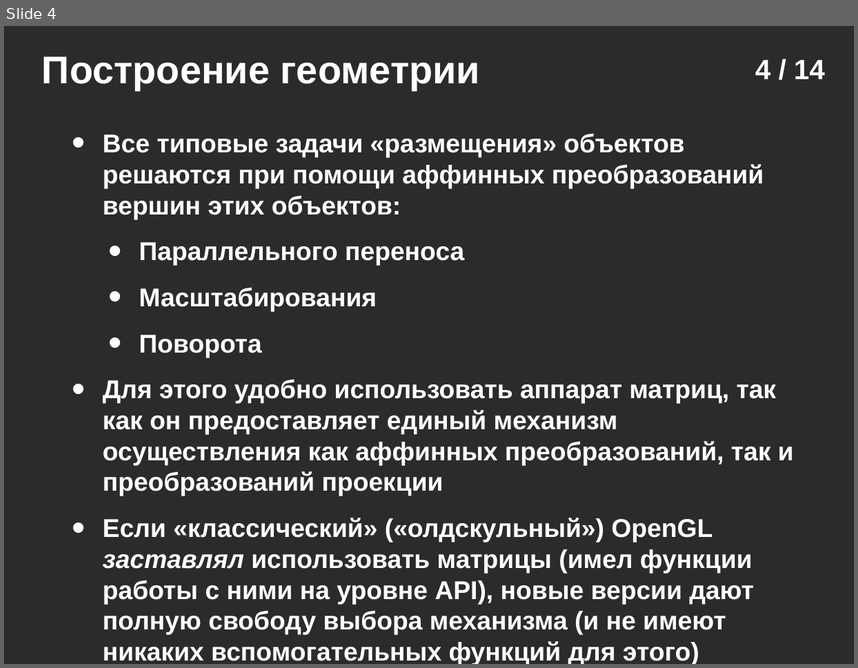
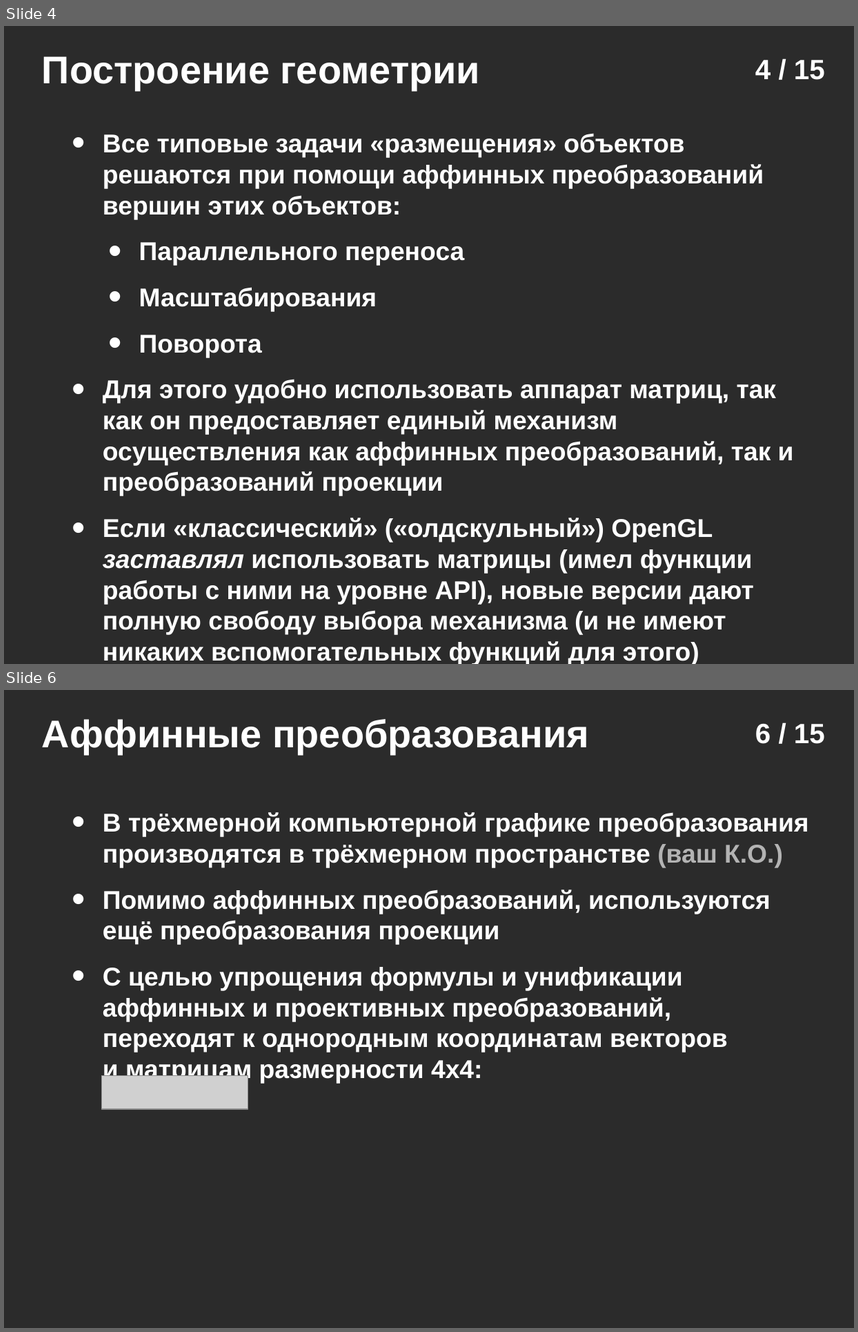
Before and after one commit to icosaeder/cg-lect, a slide deck: Лекции/Лекция 2/Лекция №2.odp. Shown one above the other, each under a label of ours: slide 4 before the commit, slides 4 and 6 after it; the slides between them are not shown. The pictures are 858x668 and 858x1332 pixels, drawn with LibreOffice and Linux fonts; fonts in the diff are those of the drawing; grey boxes stand for pictures; background and template pictures are left out; a plain dark background stands for a picture behind light text. Boxes give left, top, right and bottom in pixels: in the first picture for what was removed or moved away, otherwise in the second. Text is boxed around its words. In the diff, an @@ line names an element or a change of style, - is before the commit and + after.

```diff
--- a/Лекции/Лекция 2/Лекция №2.odp
+++ b/Лекции/Лекция 2/Лекция №2.odp
@@ slide 6 added at (4,690,854,1328), background picture (left out) @@
@@ text added at (42,719,589,754), 36 pt, text #FFFFFF, bold @@
+Аффинные преобразования
@@ page number added at (755,724,825,744), 26 pt, text #FFFFFF, bold @@
+6 / 15
@@ text added at (103,812,809,1083), 24 pt, text #FFFFFF, bold @@
+• В трёхмерной компьютерной графике преобразования производятся в трёхмерном пространстве (ваш К.О.)
+• Помимо аффинных преобразований, используются ещё преобразования проекции
+• С целью упрощения формулы и унификации аффинных и проективных преобразований,
+  переходят к однородным координатам векторов
+  и матрицам размерности 4х4:
@@ picture added at (102,1076,248,1109) @@
@@ page number at (755,60,825,80): text changed @@
-4 / 14
+4 / 15
```
Also in this commit, not shown: 5 slides changed, 1 other slide added, 1 slide removed, 2 other files.
